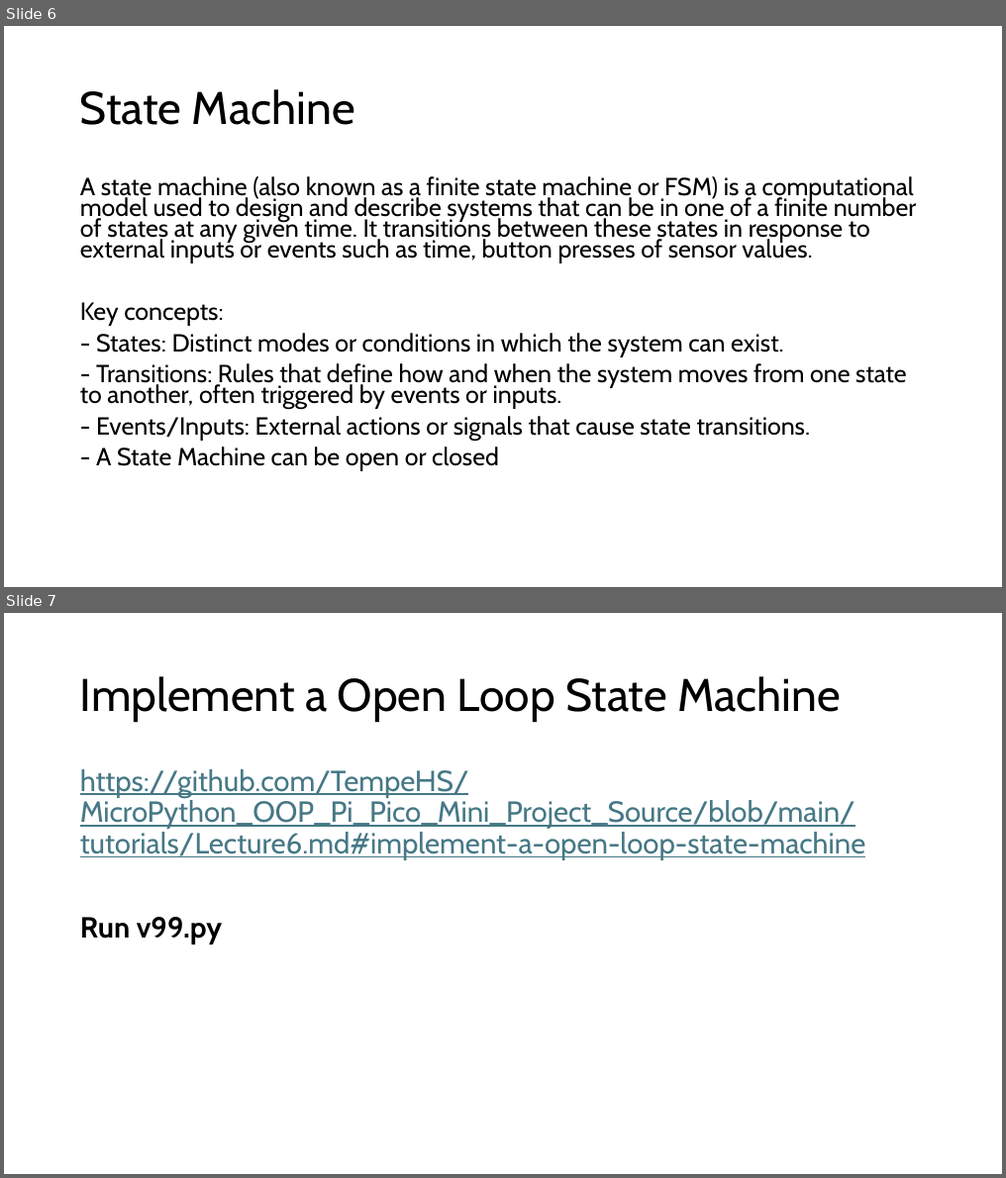
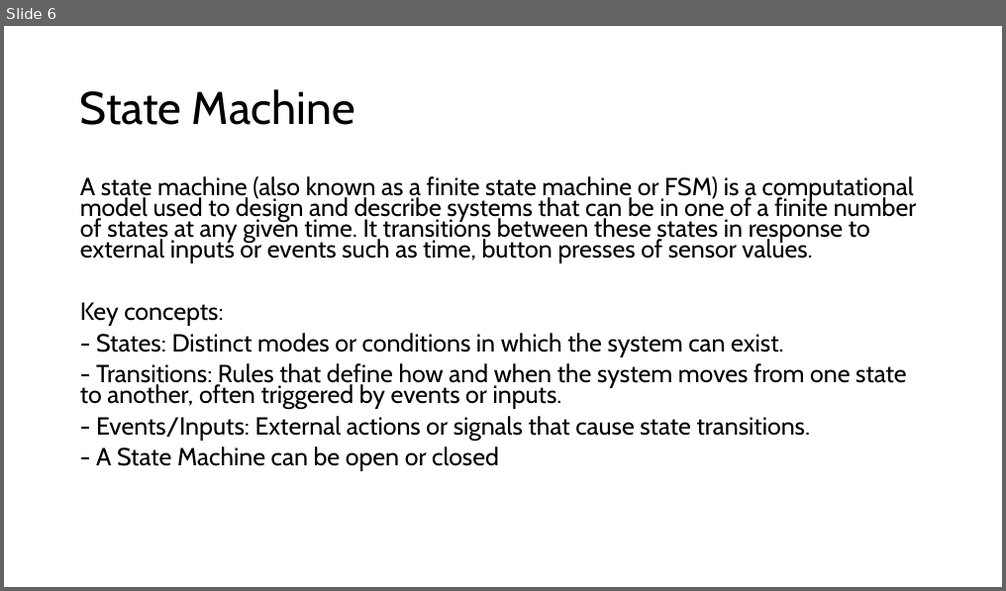
Before and after one commit to TempeHS/MicroPython_OOP_Pi_Pico_Mini_Project_Source, a slide deck: tutorials/presentations/Lecture7.pptx. Shown one above the other, each under a label of ours: slides 6 and 7 before the commit, slide 6 after it. The pictures are 1006x1178 and 1006x591 pixels, drawn with LibreOffice and Linux fonts; fonts in the diff are those of the drawing. Boxes give left, top, right and bottom in pixels: in the first picture for what was removed or moved away, otherwise in the second. Text is boxed around its words. In the diff, an @@ line names an element or a change of style, - is before the commit and + after.

```diff
--- a/tutorials/presentations/Lecture7.pptx
+++ b/tutorials/presentations/Lecture7.pptx
@@ slide 7 removed at bbox=[4, 613, 1002, 1174], background #FFFFFF @@
@@ title removed at bbox=[80, 676, 841, 722] @@
-Implement a Open Loop State Machine
@@ text removed at bbox=[80, 769, 865, 945] @@
-https://github.com/TempeHS/MicroPython_OOP_Pi_Pico_Mini_Project_Source/blob/main/tutorials/Lecture6.md#implement-a-open-loop-state-machine
-Run v99.py
```
Also in this commit, not shown: 1 slide changed, 8 slides added, 16 other files.
